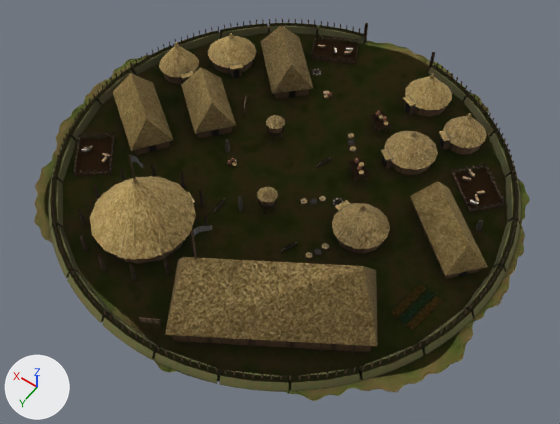
The glTF model src/assets/map/towns/stone-town-medium-b-europe.glb: old version first, new version second.
The view is the same before and after, from a camera (50 mm lens) standing at (-3.48, 4.97, 7.07) and looking at (-0.33, 0.56, 0.14). Every picture has the same lights, and +X, +Y and +Z are marked at lower left. The first picture is the older version. Where no turn or scale is listed for an object, it has been applied to the vertices. Vertices at exactly the same position are counted once.
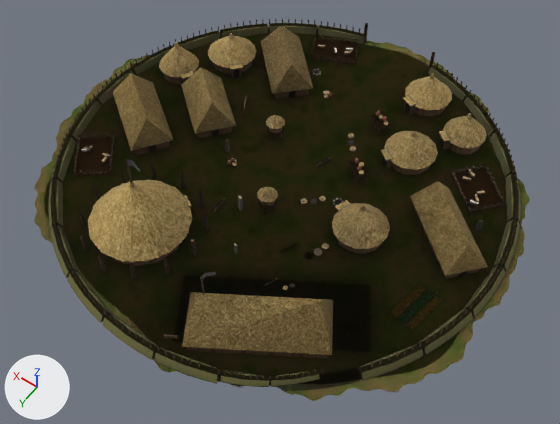
What differs and where, as boxes (x1, y1, x2, y2) in the pictures (560 x 424 px; the box of a moved part takes in the faces that stretch with it):
'Mesh_1', reshaped: before (40, 23, 525, 393); after (34, 23, 525, 395)
part 1 of me_mesh_0, moved or reshaped (mostly hidden): before (114, 241, 183, 264); after (112, 243, 180, 266)
part 2 of me_mesh_0, moved or reshaped: before (90, 177, 196, 259); after (88, 180, 193, 261)
part 3 of me_mesh_0, moved or reshaped: before (187, 192, 195, 204); after (183, 195, 191, 207)
part 4 of me_mesh_0, moved or reshaped: before (191, 239, 197, 256); after (200, 277, 202, 288)
part 5 of me_mesh_0, moved or reshaped: before (128, 154, 135, 179); after (125, 158, 133, 183)
part 6 of me_mesh_0, moved or reshaped: before (165, 257, 378, 346); after (182, 292, 333, 355)
part 7 of me_mesh_0, moved or reshaped: before (139, 225, 427, 392); after (163, 272, 348, 387)
part 8 of me_mesh_0, moved or reshaped: before (280, 242, 322, 259); after (265, 278, 295, 290)
part 9 of me_mesh_0, moved or reshaped: before (130, 155, 143, 168); after (127, 160, 140, 172)
part 10 of me_mesh_0, moved or reshaped: before (238, 195, 244, 211); after (234, 243, 238, 254)
part 11 of me_mesh_1, moved or reshaped: before (95, 178, 192, 258); after (93, 181, 189, 260)
part 12 of me_mesh_1, moved or reshaped: before (267, 340, 371, 352); after (260, 351, 328, 359)
part 13 of me_mesh_1, moved or reshaped: before (221, 371, 288, 382); after (221, 373, 269, 381)
part 14 of me_mesh_1, moved or reshaped: before (291, 369, 359, 383); after (273, 371, 317, 380)
part 15 of me_mesh_2, moved or reshaped: before (103, 176, 185, 260); after (100, 179, 182, 262)
part 16 of me_mesh_2, moved or reshaped: before (172, 335, 364, 352); after (187, 347, 314, 358)
part 17 of me_mesh_2, moved or reshaped: before (222, 370, 288, 382); after (222, 372, 268, 381)
part 18 of me_mesh_2, moved or reshaped: before (291, 368, 358, 381); after (271, 370, 319, 381)

What changed in the scene script:
```text
Change me_mesh_0:
    remove me_mesh_0.from_pydata(...)  # 6799 vertices, 9706 faces; spans x 0.0..5.96, y -5.79..0.0, z 0.0..1.4
    add me_mesh_0.from_pydata(...)  # 6799 vertices, 9706 faces; spans x 0.0..5.96, y -5.79..0.0, z 0.0..1.23
    me_mesh_0 part 1: the loose piece of 24 vertices spanning x 3.27..4.27, y -1.78..-0.78, z 0.03..0.27 is moved by (0.0, 0.05, 0.0)
    me_mesh_0 part 2: the loose piece of 15 vertices spanning x 3.19..4.35, y -1.87..-0.69, z 0.23..0.86 is scaled about its middle by 0.984, then moved by (0.0, 0.05, -0.01)
    me_mesh_0 part 3: the loose piece of 8 vertices spanning x 3.42..3.63, y -1.84..-1.66, z 0.23..0.25 is moved by (0.0, 0.06, 0.0)
    me_mesh_0 part 4: the loose piece of 12 vertices spanning x 3.05..3.09, y -1.32..-1.29, z 0.03..0.31 is scaled about its middle by 0.709, then moved by (-0.33, 0.28, -0.05)
    me_mesh_0 part 5: the loose piece of 12 vertices spanning x 3.76..3.78, y -1.29..-1.27, z 0.83..1.25 is moved by (0.0, 0.05, -0.02)
    me_mesh_0 part 6: the loose piece of 6 vertices spanning x 0.81..3.07, y -2.16..-0.29, z 0.25..0.97 is scaled about its middle by 0.708, then moved by (0.0, 0.25, -0.18)
    me_mesh_0 part 7: 285 of the vertices in x 0.78..2.97, y -2.42..-0.26, z 0.01..1.4 are scaled about their middle by 0.708, then moved by (0.02, 0.29, -0.21)
    me_mesh_0 part 8: all 136 vertices in x 1.94..2.34, y -2.17..-1.88, z 0.03..0.07 are scaled about their middle by 0.708, then moved by (-0.06, 0.49, -0.02)
    me_mesh_0 part 9: 21 of the vertices in x 3.58..3.76, y -1.3..-1.27, z 1.15..1.25 are moved by (0.0, 0.05, -0.02)
    me_mesh_0 part 10: 8 of 6799 vertices moved; they spanned x 3.02..3.09, y -2.16..-2.09, z 0.02..0.24 and now span x 2.7..2.76, y -1.63..-1.58, z 0.01..0.17; mean shift (-0.33, 0.52, -0.04); largest move (3.07, -2.15, 0.24) -> (2.74, -1.62, 0.17)
    other edits to the shape of me_mesh_0 do not show in these pictures
Change me_mesh_1:
    remove me_mesh_1.from_pydata(...)  # 1711 vertices, 2498 faces; spans x 0.0..5.96, y -5.79..0.0, z 0.0..1.4
    add me_mesh_1.from_pydata(...)  # 1711 vertices, 2498 faces; spans x 0.0..5.96, y -5.79..0.0, z 0.0..1.23
    me_mesh_1 part 11: the loose piece of 9 vertices spanning x 3.21..4.34, y -1.84..-0.72, z 0.23..0.86 is moved by (0.0, 0.05, -0.01)
    me_mesh_1 part 12: the loose piece of 8 vertices spanning x 0.88..3.0, y -2.09..-0.35, z 0.03..0.27 is scaled about its middle by 0.707, then moved by (0.0, 0.25, -0.04)
    me_mesh_1 part 13: the loose piece of 12 vertices spanning x 1.31..1.96, y -0.72..-0.26, z 0.01..0.11 is scaled about its middle by 0.708, then moved by (0.09, 0.04, -0.02)
    me_mesh_1 part 14: the loose piece of 12 vertices spanning x 0.79..1.38, y -1.18..-0.61, z 0.01..0.11 is scaled about its middle by 0.708, then moved by (0.25, 0.16, -0.02)
    other edits to the shape of me_mesh_1 do not show in these pictures
Change me_mesh_2:
    remove me_mesh_2.from_pydata(...)  # 603 vertices, 772 faces; spans x 0.0..5.96, y -5.79..0.0, z 0.01..0.97
    add me_mesh_2.from_pydata(...)  # 603 vertices, 772 faces; spans x 0.0..5.96, y -5.79..0.0, z 0.01..0.84
    me_mesh_2 part 15: the loose piece of 7 vertices spanning x 3.18..4.36, y -1.8..-0.76, z 0.23..0.86 is moved by (0.0, 0.05, -0.01)
    me_mesh_2 part 16: the loose piece of 8 vertices spanning x 0.88..3.0, y -2.09..-0.35, z 0.03..0.27 is scaled about its middle by 0.707, then moved by (0.0, 0.25, -0.04)
    me_mesh_2 part 17: the loose piece of 8 vertices spanning x 1.31..1.96, y -0.72..-0.26, z 0.01..0.11 is scaled about its middle by 0.708, then moved by (0.09, 0.04, -0.02)
    me_mesh_2 part 18: the loose piece of 8 vertices spanning x 0.79..1.38, y -1.18..-0.61, z 0.01..0.11 is scaled about its middle by 0.708, then moved by (0.25, 0.16, -0.02)
    other edits to the shape of me_mesh_2 do not show in these pictures
```
